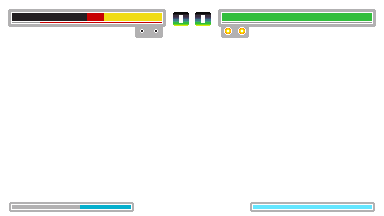
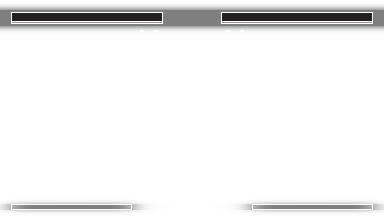
Two versions of the same layered image (384x216). Layer-by-layer changes:
hid "Overlay", painted on it over 40, 10, 372, 209
painted on "base" over 141, 29, 243, 33
added layer "Moderno" (50%) above "Tinta" over 0, 2, 384, 215
renamed "Sombra" to "Quadrada", hid it, opacity 35% → 50%, painted on it over 8, 9, 376, 212
